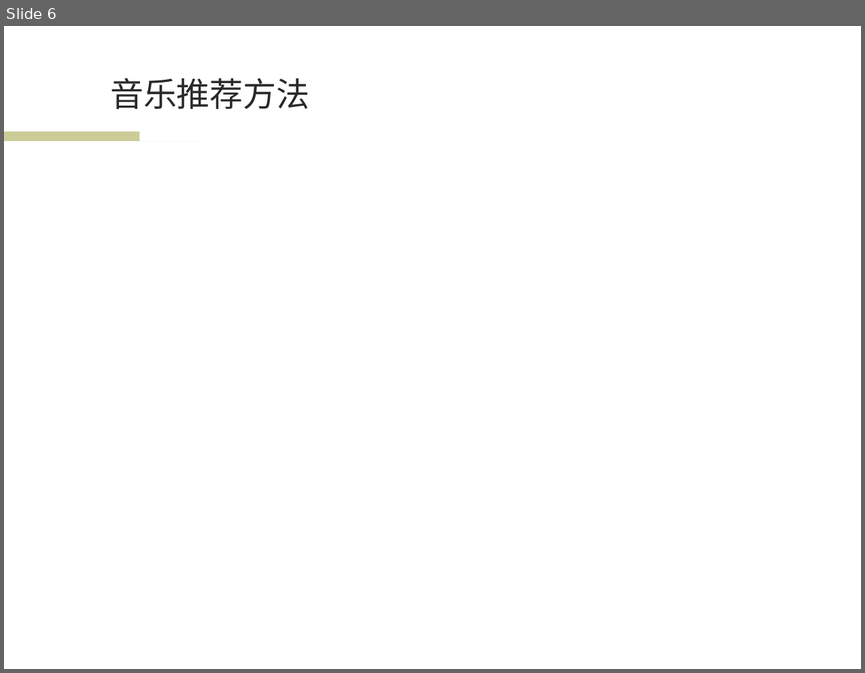
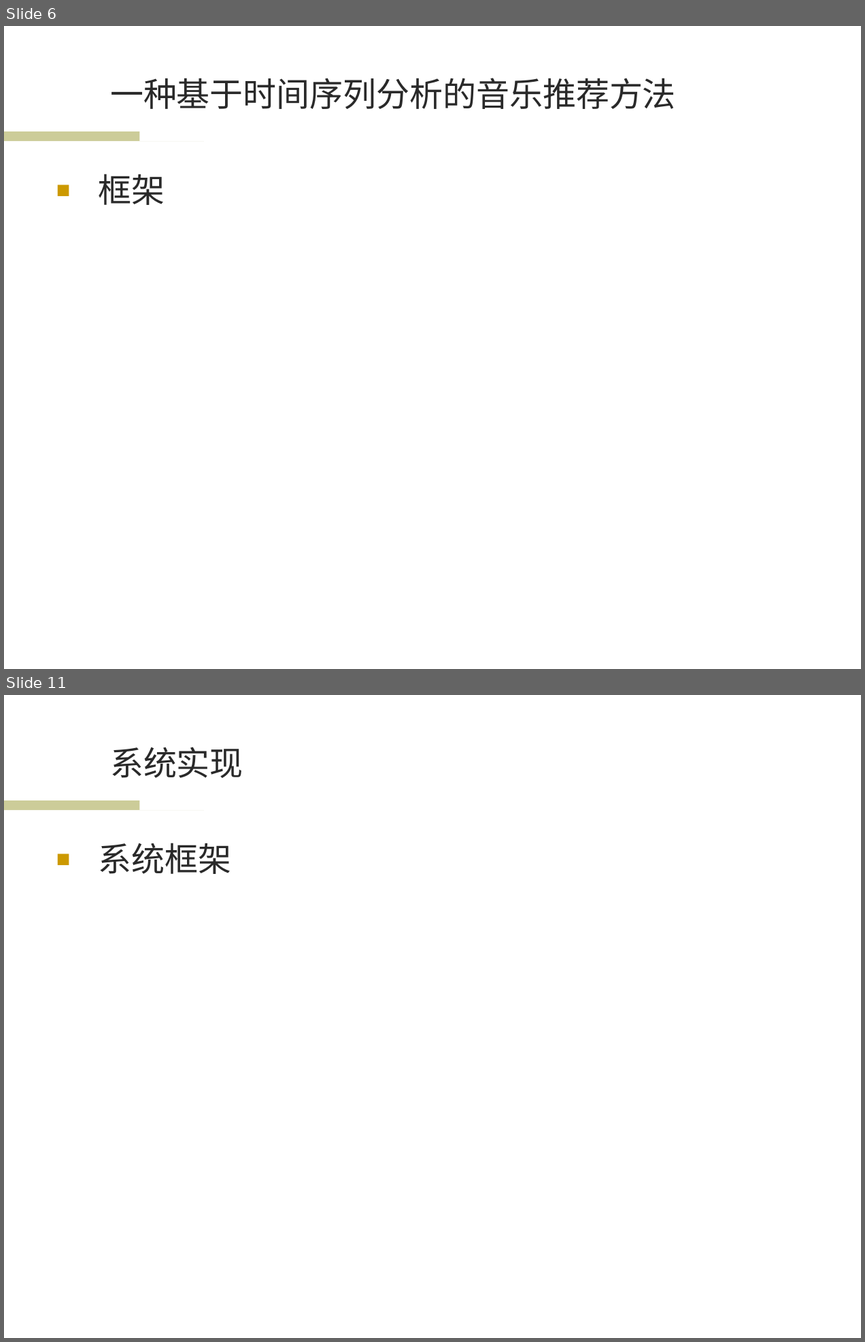
Before and after one commit to wwssttt/NJUThesis, a slide deck: ppt/一种基于时间序列分析的个性化音乐推荐系统及其实现.ppt. Shown one above the other, each under a label of ours: slide 6 before the commit, slides 6 and 11 after it; the slides between them are not shown. The pictures are 865x673 and 865x1342 pixels, drawn with LibreOffice and Linux fonts; fonts in the diff are those of the drawing; background and template pictures are left out. Boxes give left, top, right and bottom in pixels: in the first picture for what was removed or moved away, otherwise in the second. Text is boxed around its words. In the diff, an @@ line names an element or a change of style, - is before the commit and + after.

Commit message:
ppt框架

```diff
--- a/ppt/一种基于时间序列分析的个性化音乐推荐系统及其实现.ppt
+++ b/ppt/一种基于时间序列分析的个性化音乐推荐系统及其实现.ppt
@@ slide 11 added at (4, 695, 861, 1338), background #FFFFFF; not listed: 2 template elements that a slide beside it also shows @@
@@ title added at (110, 747, 243, 778), 28 pt, text #292929 @@
+系统实现
@@ text added at (99, 843, 232, 874), 28 pt, text #292929 @@
+■ 系统框架
@@ slide 6 changed as well @@
@@ title at (110, 78, 676, 109): text changed @@
-音乐推荐方法
+一种基于时间序列分析的音乐推荐方法
@@ text added at (99, 174, 165, 205), 28 pt, text #292929 @@
+■ 框架
```
Also in this commit, not shown: 5 other slides changed, 7 other slides added, 4 slides removed, 1 other file.
